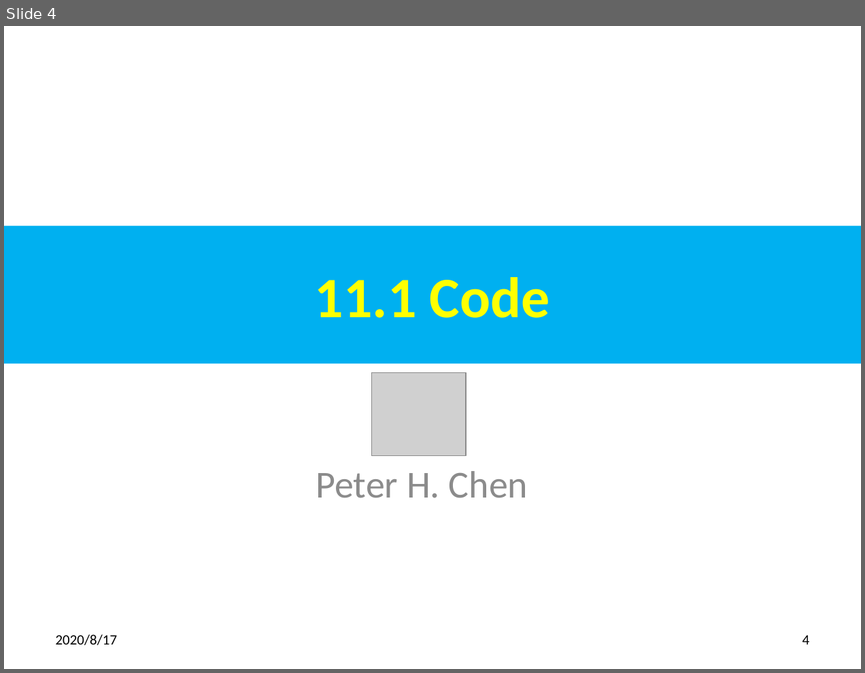
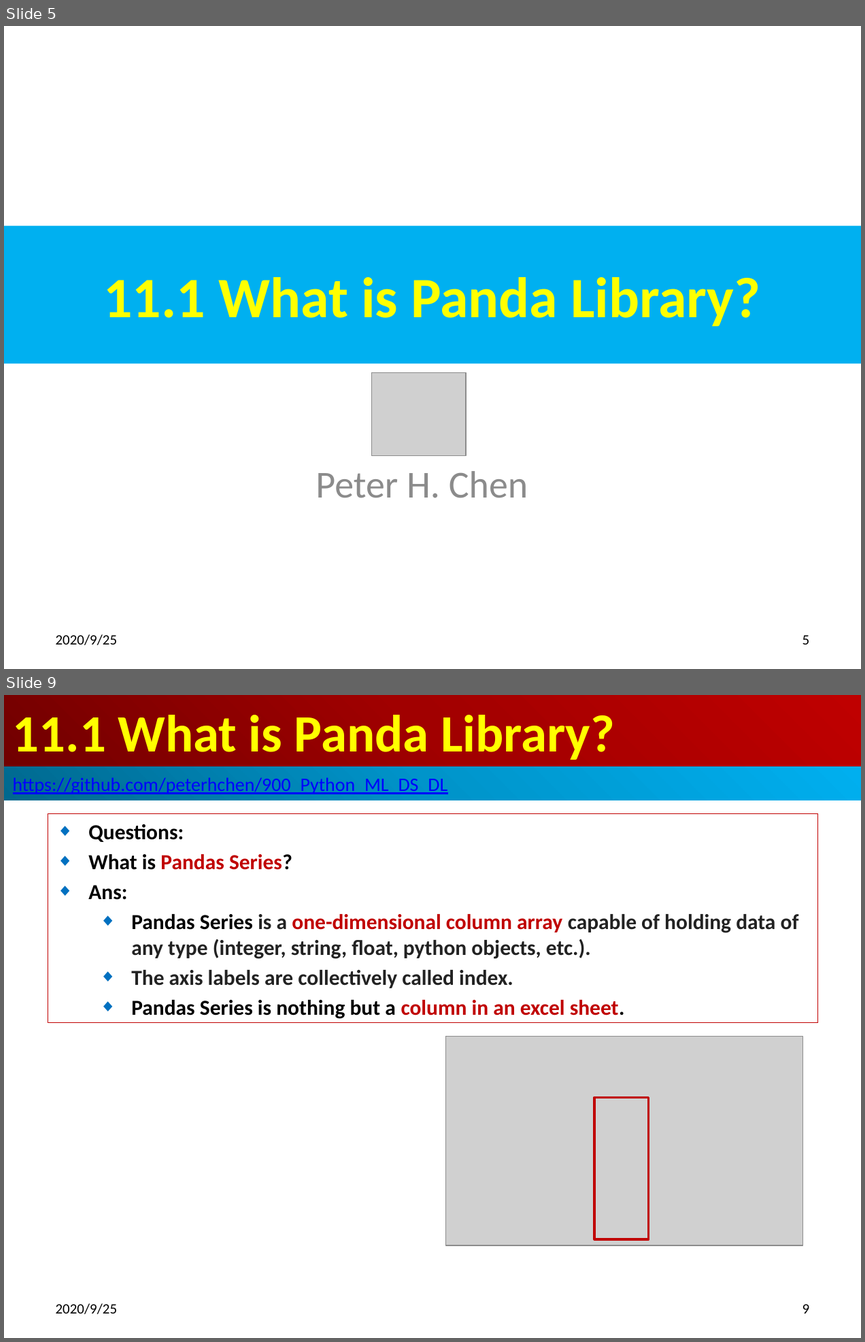
Before and after one commit to peterhchen/900_Python_ML_DS_DL, a slide deck: 011_PandaLibrary.pptx. Shown one above the other, each under a label of ours: slide 4 before the commit, slides 5 and 9 after it; the slides between them are not shown. The pictures are 865x673 and 865x1342 pixels, drawn with LibreOffice and Linux fonts; fonts in the diff are those of the drawing; grey boxes stand for pictures. Boxes give left, top, right and bottom in pixels: in the first picture for what was removed or moved away, otherwise in the second. Text is boxed around its words. In the diff, an @@ line names an element or a change of style, - is before the commit and + after.

```diff
--- a/011_PandaLibrary.pptx
+++ b/011_PandaLibrary.pptx
@@ slide 9 added at (4,695,861,1338), background #FFFFFF @@
@@ title added at (4,695,861,767), fill gradient #720000 to #A20000 to #C00000, 44 pt, text #FFFF00, bold @@
+11.1 What is Panda Library?
@@ rectangle added at (4,767,861,800), fill gradient #00688E to #0094CA to #00B0F0, 16 pt, text #0000FF, underline @@
+https://github.com/peterhchen/900_Python_ML_DS_DL
@@ subtitle added at (48,814,818,1023), outline #C00000 0.75 pt, 18 pt, text #222222, bold @@
+◆ Questions:
+◆ What is Pandas Series?
+◆ Ans:
+  ◆ Pandas Series is a one-dimensional column array capable of holding data of any type (integer, string, float, python objects, etc.).
+  ◆ The axis labels are collectively called index.
+  ◆ Pandas Series is nothing but a column in an excel sheet.
@@ picture added at (446,1036,804,1245) @@
@@ rectangle added at (594,1097,649,1238), outline #C00000 2 pt @@
@@ text added at (56,1303,118,1314), 12 pt, text #000000 @@
+2020/9/25
@@ page number added at (802,1304,810,1313), 12 pt, text #000000 @@
+9
@@ what was slide 4 is now slide 5 @@
@@ slide 5 changed as well @@
@@ title at (103,277,760,327): text changed @@
-11.1 Code
+11.1 What is Panda Library?
@@ text at (56,634,118,645): text changed @@
-2020/8/17
+2020/9/25
@@ page number at (802,635,810,644): text changed @@
-4
+5
```
Also in this commit, not shown: 6 other slides changed, 35 other slides added, 3 slides removed.
